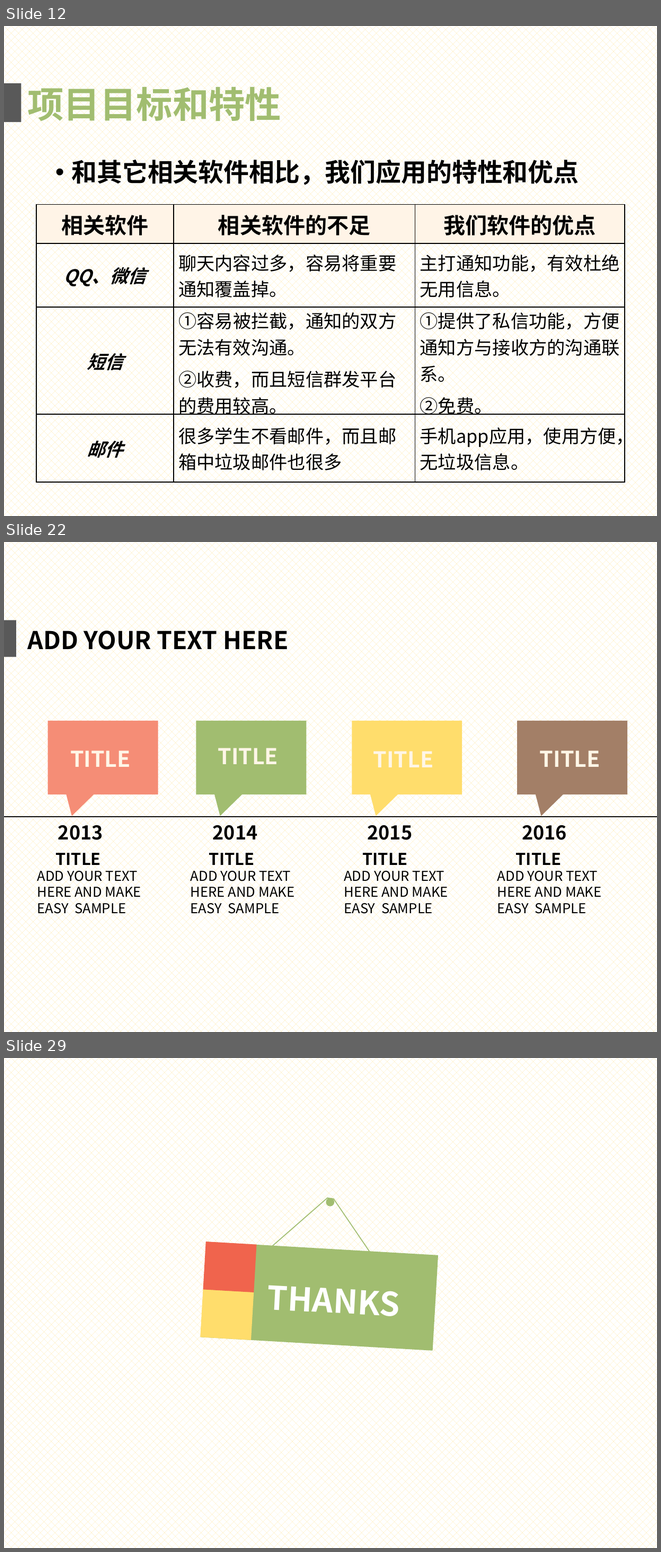
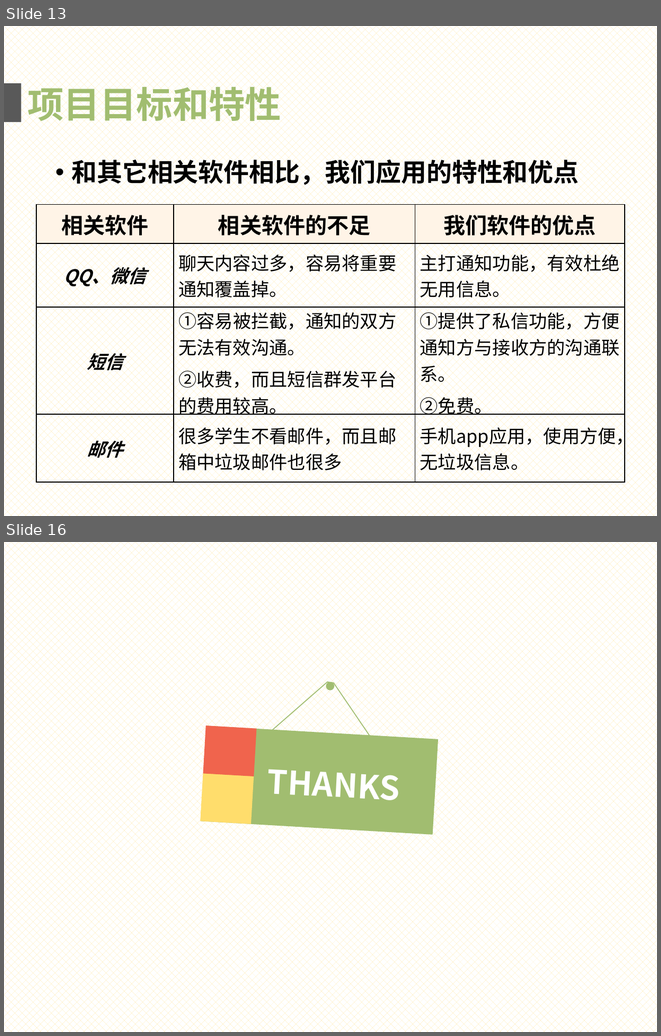
Before and after one commit to gocs/letmeknow, a slide deck: doc/presentation.pptx. Shown one above the other, each under a label of ours: slides 12, 22 and 29 before the commit, slides 13 and 16 after it; the slides between them are not shown. The pictures are 661x1552 and 661x1036 pixels, drawn with LibreOffice and Linux fonts; fonts in the diff are those of the drawing. Boxes give left, top, right and bottom in pixels: in the first picture for what was removed or moved away, otherwise in the second. Text is boxed around its words. In the diff, an @@ line names an element or a change of style, - is before the commit and + after.

```diff
--- a/doc/presentation.pptx
+++ b/doc/presentation.pptx
@@ slide 22 removed at bbox=[4, 542, 657, 1032], background pattern #FFE699 on #FFFFFF @@
@@ rectangle removed at bbox=[4, 620, 16, 657] @@
@@ text removed at bbox=[27, 624, 288, 655] @@
-ADD YOUR TEXT HERE
@@ speech box removed at bbox=[48, 720, 158, 794] @@
@@ speech box removed at bbox=[196, 720, 306, 794] @@
@@ speech box removed at bbox=[352, 720, 462, 794] @@
@@ speech box removed at bbox=[517, 720, 628, 794] @@
@@ text removed at bbox=[218, 748, 278, 764] @@
-TITLE
@@ text removed at bbox=[70, 750, 131, 767] @@
-TITLE
@@ text removed at bbox=[373, 751, 434, 767] @@
-TITLE
@@ text removed at bbox=[540, 750, 600, 767] @@
-TITLE
@@ freeform shape removed at bbox=[4, 816, 657, 816] @@
@@ text removed at bbox=[58, 820, 103, 845] @@
-2013
@@ text removed at bbox=[213, 820, 258, 845] @@
-2014
@@ text removed at bbox=[368, 820, 413, 845] @@
-2015
@@ text removed at bbox=[522, 820, 567, 845] @@
-2016
@@ text removed at bbox=[55, 848, 100, 870] @@
-TITLE
@@ text removed at bbox=[209, 848, 254, 870] @@
-TITLE
@@ text removed at bbox=[362, 848, 407, 870] @@
-TITLE
@@ text removed at bbox=[516, 848, 561, 870] @@
-TITLE
@@ text removed at bbox=[37, 866, 141, 917] @@
-ADD YOUR TEXT HERE AND MAKE EASY SAMPLE
@@ text removed at bbox=[191, 866, 294, 917] @@
-ADD YOUR TEXT HERE AND MAKE EASY SAMPLE
@@ text removed at bbox=[344, 866, 448, 917] @@
-ADD YOUR TEXT HERE AND MAKE EASY SAMPLE
@@ text removed at bbox=[497, 866, 601, 917] @@
-ADD YOUR TEXT HERE AND MAKE EASY SAMPLE
@@ what was slide 12 is now slide 13 @@
@@ what was slide 29 is now slide 16 @@
```
Also in this commit, not shown: 1 slide changed, 3 slides added, 15 other slides removed.
